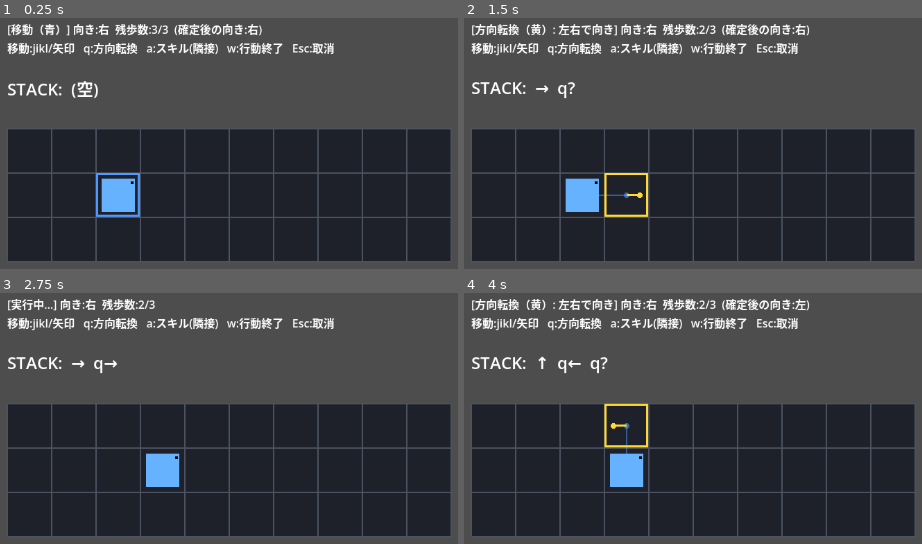
Above: before the commit, frames 1-4 (two rows, left to right).
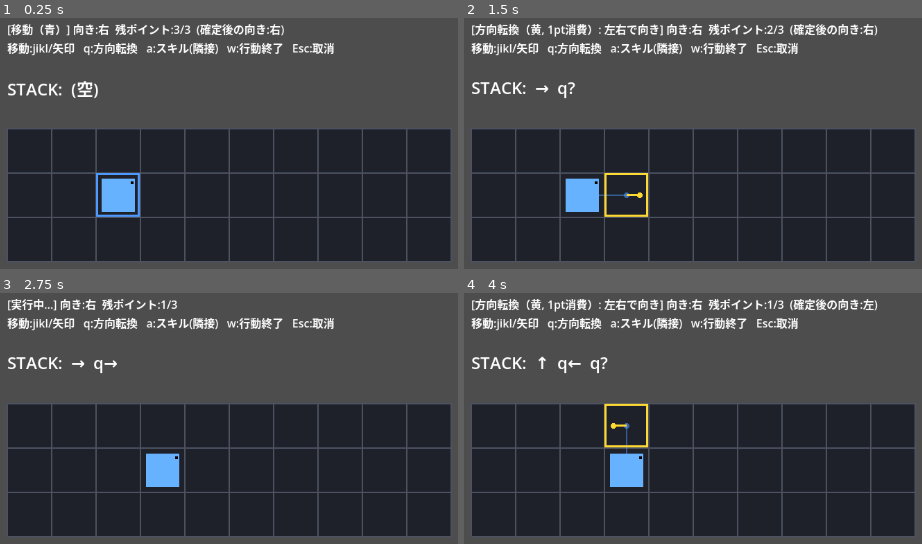
Above: after the commit, the same moments.

Repository: kyamamoto5963/5001_KeyInputGame
Game: Godot game, scene res://scenes/command_stack_lab/command_stack_lab.tscn
Two runs of this game, one before a commit and one after it. Both use one fixed random seed, a clock stepped at 60 frames per second and the inputs below.
Inputs:
- Up to frame 1 (0.25 s): no input
- Up to frame 2 (1.5 s): tap Enter (confirm) at 0.5, 1.25, 1.35 s; hold Right (move_right) 0.53-1.28 s; tap Q (face) at 0.6 s; tap Space at 0.77 s; hold Down (move_down) from 1.28 s (still down)
- Up to frame 3 (2.75 s): tap Space at 1.52 s; tap Q (face) at 1.55, 2.3 s; tap Enter (confirm) at 2 s; release Down (move_down) at 2.03 s; hold Right (move_right) from 2.03 s (still down); tap W (end_turn) at 2.1 s
- Up to frame 4 (4 s): tap Enter (confirm) at 2.75, 3.5 s; release Right (move_right) at 2.78 s; hold Up (move_up) 2.78-3.53 s; tap Q (face) at 2.85, 3.8 s; tap Space at 3.02, 3.77 s; hold Left (move_left) from 3.53 s (still down); tap R (parry_attack) at 3.6 s

The runs differ from the first frame. In frame 1, 0.9% of the frame differs, in the area x 27-63%, y 2-8%; in frame 2, 2.2%; in frame 3, 0.3%; in frame 4, 2.2%, in the area x 17-91%, y 2-8%.

Commit message:
feat(lab): 方向転換に行動ポイント消費を導入（移動歩数と共有・同方向でも1消費）
ノーコスト無限旋回を禁止し、前進と向き直りをトレードオフに。
バックアタック等の位置取り要素の前提づくり。

Co-Authored-By: Claude Opus 4.8 <noreply@anthropic.com>

Diff:
--- a/dev/scenes/command_stack_lab/command_stack_lab.gd
+++ b/dev/scenes/command_stack_lab/command_stack_lab.gd
@@ -4,7 +4,7 @@
 ##
 ## 操作:
 ##   移動キー(jikl/矢印): 1キー=1歩スタックに積む（移動歩数=3まで）。青カーソルが進む（押した歩数で数える）。
-##   q → 左右           : 方向転換（黄カーソル）。向きだけ変える。ターンは終了しない。
+##   q → 左右           : 方向転換（黄カーソル）。向きを変える。**1行動ポイント消費**（移動と共有）。ターンは終了しない。
 ##   a → (左右上下) → a : 隣接マス選択スキル（赤カーソル）。初期照準は現在の向き側。a再押し/Enterで確定＝ターン締め。
 ##   w                  : 行動終了（パス）。今のスタックをそのまま実行。
 ##   Esc/Back           : サブモード解除 ／ MOVE中は直前の入力を取り消し。
@@ -67,6 +67,9 @@
 
 func _input_move(event: InputEvent) -> void:
 	if event.is_action_pressed(InputActions.FACE):
+		if _points_used() >= MOVE_STEPS:
+			_hint = "行動ポイントの上限（%d）" % MOVE_STEPS
+			return
 		_phase = Phase.FACE
 		_hint = ""
 		return
@@ -83,8 +86,8 @@
 		return
 	var dir := _read_dir(event)
 	if dir != Vector2i.ZERO:
-		if _move_count() >= MOVE_STEPS:
-			_hint = "移動歩数の上限（%d歩）" % MOVE_STEPS
+		if _points_used() >= MOVE_STEPS:
+			_hint = "行動ポイントの上限（%d）" % MOVE_STEPS
 			return
 		if not _in_bounds(_cursor + dir):
 			_hint = "盤外"
@@ -200,6 +203,15 @@
 	return n
 
 
+## 行動ポイント消費数。移動も方向転換も同じバジェット(MOVE_STEPS)を食う（q=1pt）。
+func _points_used() -> int:
+	var n := 0
+	for e in _stack:
+		if e["type"] == "move" or e["type"] == "face":
+			n += 1
+	return n
+
+
 func _read_dir(event: InputEvent) -> Vector2i:
 	if event.is_action_pressed(InputActions.MOVE_UP): return Vector2i(0, -1)
 	if event.is_action_pressed(InputActions.MOVE_DOWN): return Vector2i(0, 1)
@@ -289,10 +301,10 @@
 	var phase_txt := ""
 	match _phase:
 		Phase.MOVE: phase_txt = "移動（青）"
-		Phase.FACE: phase_txt = "方向転換（黄）: 左右で向き"
+		Phase.FACE: phase_txt = "方向転換（黄, 1pt消費）: 左右で向き"
 		Phase.SKILL: phase_txt = "スキル照準（赤）: 左右上下で照準 → a再押し/Enterで発動"
 		Phase.EXECUTING: phase_txt = "実行中…"
-	var head := "[%s] 向き:%s  残歩数:%d/%d" % [phase_txt, face_txt, MOVE_STEPS - _move_count(), MOVE_STEPS]
+	var head := "[%s] 向き:%s  残ポイント:%d/%d" % [phase_txt, face_txt, MOVE_STEPS - _points_used(), MOVE_STEPS]
 	if _phase == Phase.MOVE or _phase == Phase.FACE:
 		head += "  (確定後の向き:%s)" % pf_txt
 	if _hint != "":
